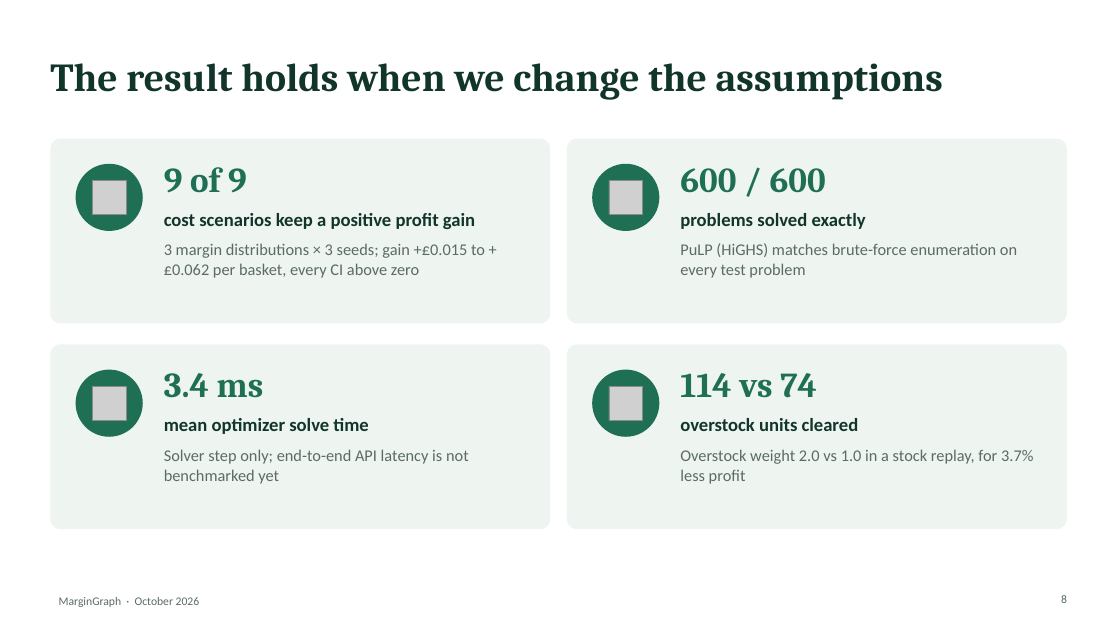
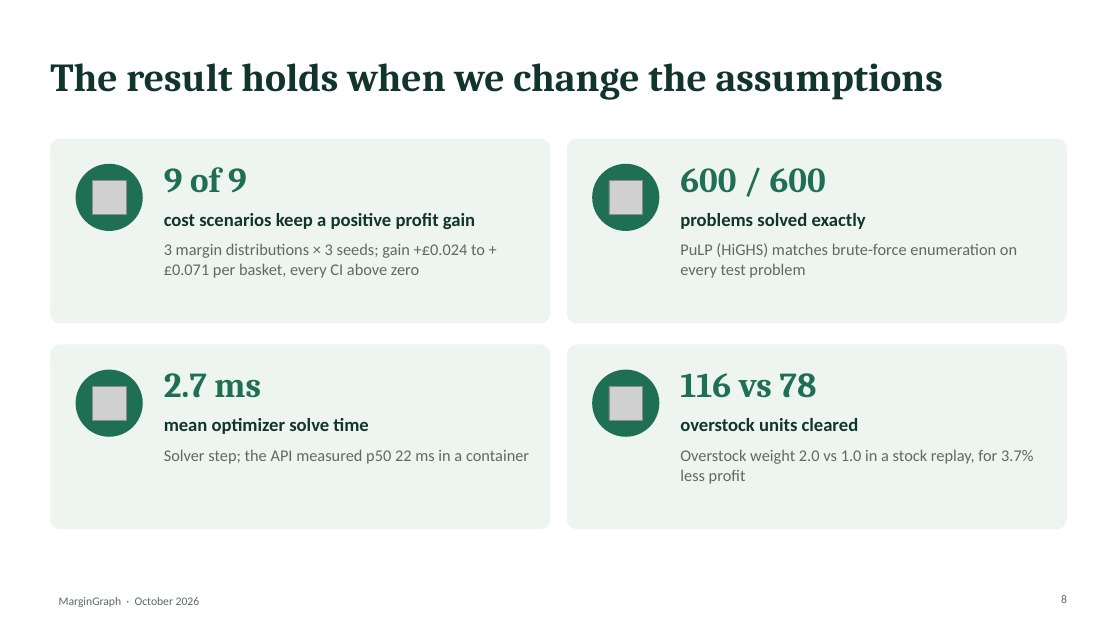
Before and after one commit to Sanskar1724/MarginGraph, a slide deck: slide 8 of docs/deck/MarginGraph_pitch_deck.pptx. Drawn at 1120x630 pixels with LibreOffice and Linux fonts; fonts in the diff are those of the drawing; grey boxes stand for pictures. Boxes give left, top, right and bottom in pixels: in the first picture for what was removed or moved away, otherwise in the second. Text is boxed around its words. In the diff, an @@ line names an element or a change of style, - is before the commit and + after.

Commit message:
Update quoted numbers to the accuracy run: deck, launch kit, industry plan, service doc, SVG, Space text
Hit@10 38.1% (was 35.6%), pool recall 65.3% (was 58.0%), MILP lambda=0.5
+14% realized profit (was +17% against the weaker first ranker). The old
run stays quoted as history where it explains the change.

```diff
--- a/docs/deck/MarginGraph_pitch_deck.pptx
+++ b/docs/deck/MarginGraph_pitch_deck.pptx
@@ text at [164,243,485,278]: text changed @@
-3 margin distributions × 3 seeds; gain +£0.015 to +£0.062 per basket, every CI above zero
+3 margin distributions × 3 seeds; gain +£0.024 to +£0.071 per basket, every CI above zero
@@ text at [164,373,261,398]: text changed @@
-3.4 ms
+2.7 ms
@@ text at [680,373,817,398]: text changed @@
-114 vs 74
+116 vs 78
@@ text at [164,449,529,464]: text changed @@
-Solver step only; end-to-end API latency is not benchmarked yet
+Solver step; the API measured p50 22 ms in a container
```
Also in this commit, not shown: 4 other slides changed, 23 other files.
